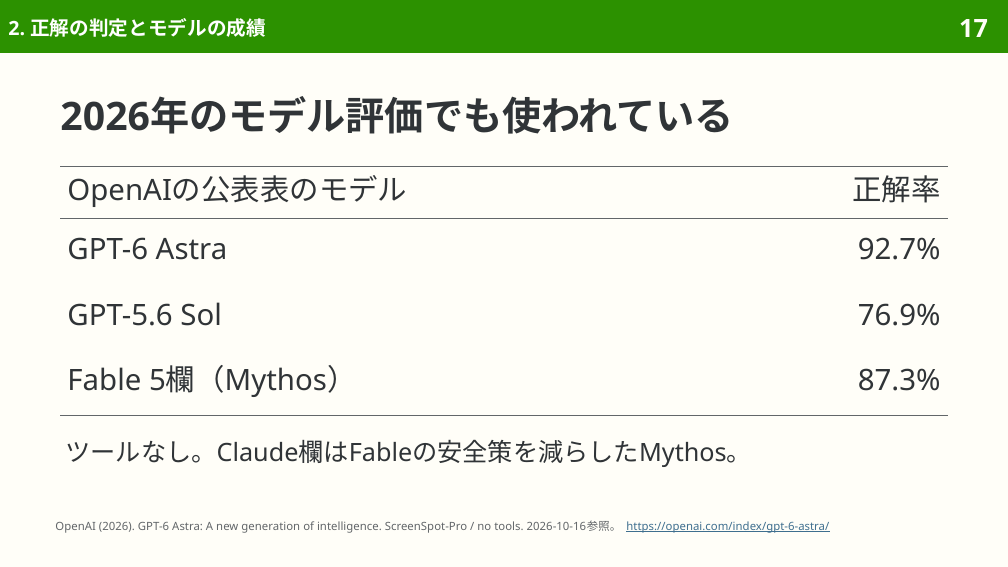
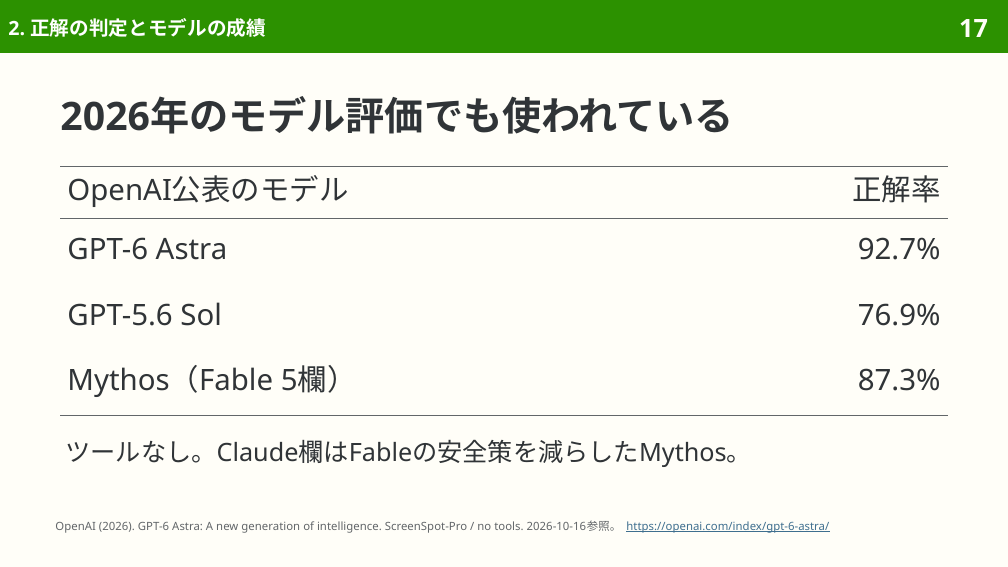
Before and after one commit to sasakiy84/datasets-in-10-minutes, a slide deck: slide 17 of slides/datasets-in-10-minutes-screenspot-pro.pptx. Drawn at 1008x567 pixels with LibreOffice and Linux fonts; fonts in the diff are those of the drawing. Boxes give left, top, right and bottom in pixels: in the first picture for what was removed or moved away, otherwise in the second. Text is boxed around its words. In the diff, an @@ line names an element or a change of style, - is before the commit and + after.

```diff
--- a/slides/datasets-in-10-minutes-screenspot-pro.pptx
+++ b/slides/datasets-in-10-minutes-screenspot-pro.pptx
@@ table at <box>60,166,948,415</box> @@
-row 1, column 1: OpenAIの公表表のモデル
+row 1, column 1: OpenAI公表のモデル
-row 4, column 1: Fable 5欄（Mythos）
+row 4, column 1: Mythos（Fable 5欄）
```
Also in this commit, not shown: 11 other slides changed, 7 other files.
